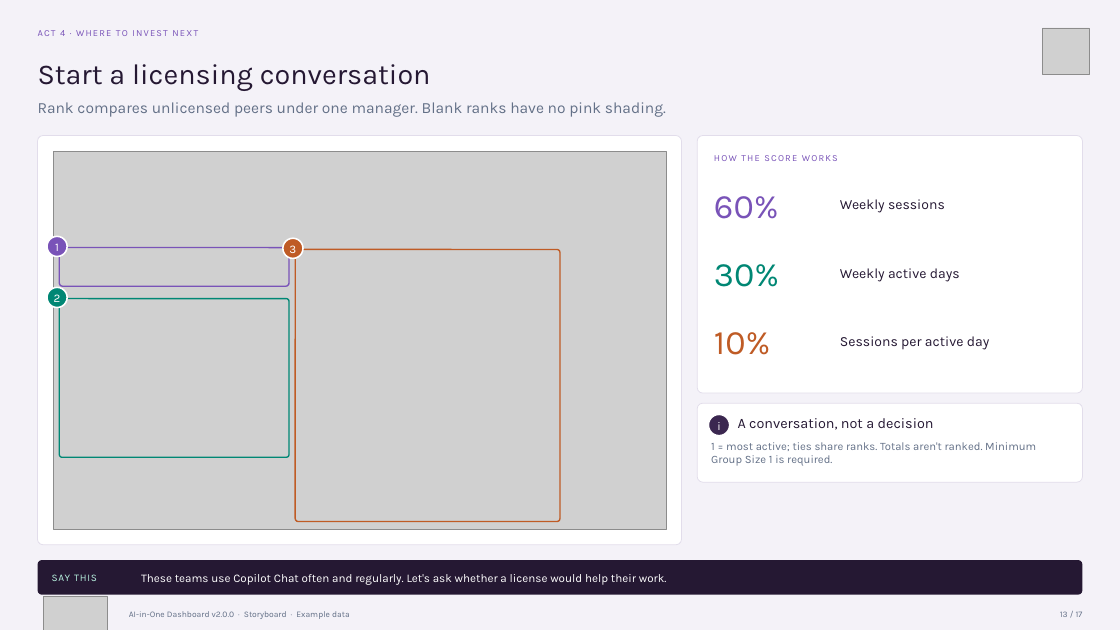
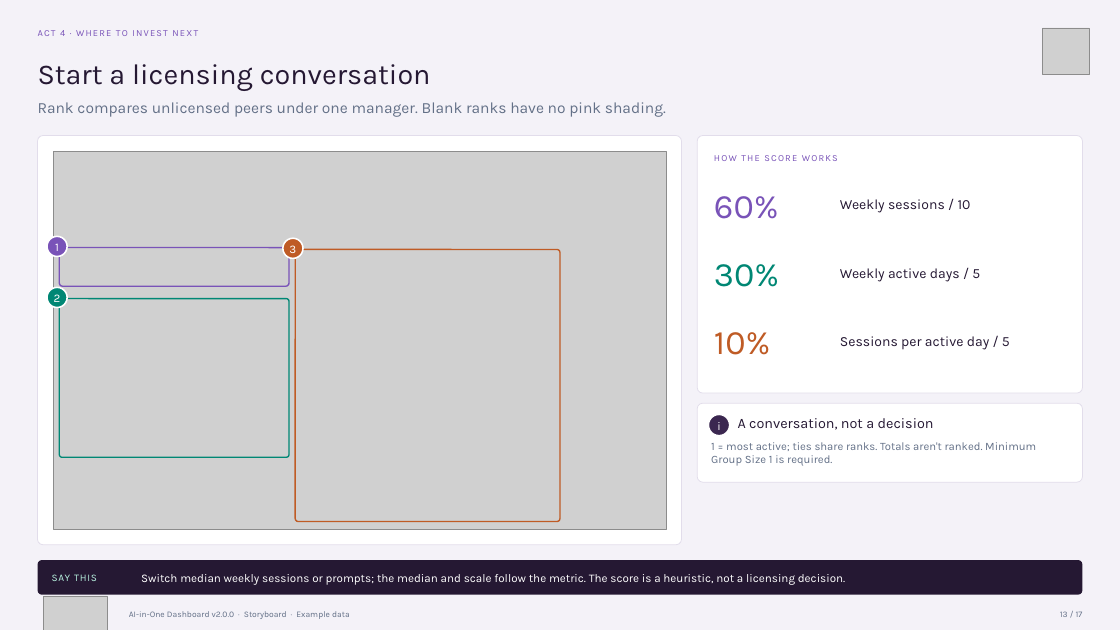
Before and after one commit to microsoft/AI-in-One-Dashboard, a slide deck: slide 13 of AI-in-One-v2.0.0-Storyboard.pptx. Drawn at 1120x630 pixels with LibreOffice and Linux fonts; fonts in the diff are those of the drawing; grey boxes stand for pictures. Boxes give left, top, right and bottom in pixels: in the first picture for what was removed or moved away, otherwise in the second. Text is boxed around its words. In the diff, an @@ line names an element or a change of style, - is before the commit and + after.

```diff
--- a/AI-in-One-v2.0.0-Storyboard.pptx
+++ b/AI-in-One-v2.0.0-Storyboard.pptx
@@ text at (x1=840, y1=199, x2=971, y2=213): text changed @@
-Weekly sessions
+Weekly sessions / 10
@@ text at (x1=840, y1=268, x2=980, y2=282): text changed @@
-Weekly active days
+Weekly active days / 5
@@ text at (x1=840, y1=336, x2=1010, y2=350): text changed @@
-Sessions per active day
+Sessions per active day / 5
@@ text at (x1=141, y1=574, x2=845, y2=585): text changed @@
-These teams use Copilot Chat often and regularly. Let's ask whether a license would help their work.
+Switch median weekly sessions or prompts; the median and scale follow the metric. The score is a heuristic, not a licensing decision.
```
Also in this commit, not shown: 11 other slides changed, 28 other files.
